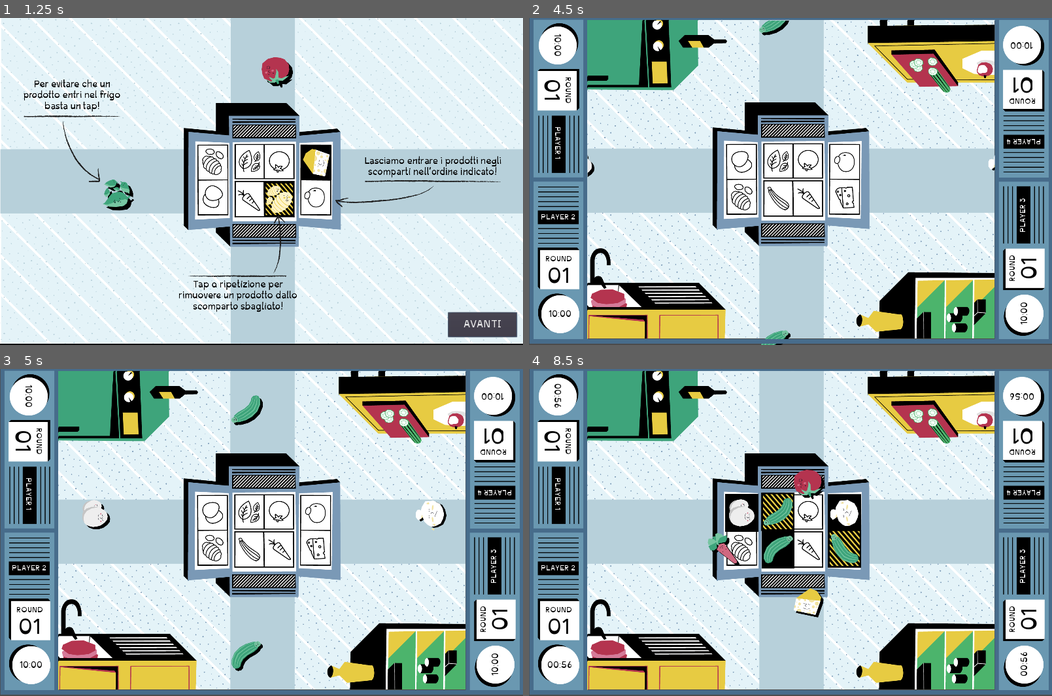
Above: before the commit, frames 1-4 (two rows, left to right).
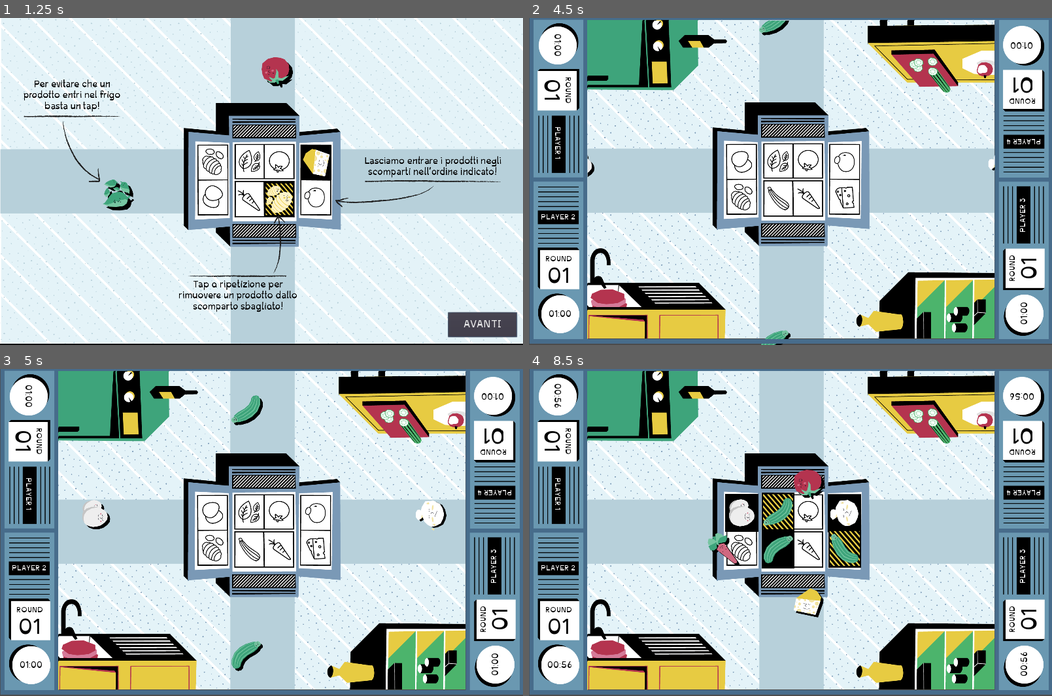
Above: after the commit, the same moments.

Repository: nuco-san/rotary_game
Game: Godot game, scene res://Scenes/Minigiochi/Minigioco_2.tscn
The game is run twice, just before and just after one commit, with the same random seed, the same clock (stepped at 60 frames per second) and the same inputs. This scene is started directly instead of the project's main scene.
Inputs:
- Up to frame 1 (1.25 s): click "AVANTI" at 0.5 s
- Up to frame 2 (4.5 s): click "AVANTI" at 1.25 s; tap Enter at 2, 4.25 s; tap Space at 2.75 s
- Up to frame 3 (5 s): no input
- Up to frame 4 (8.5 s): no input

Frame 1 is identical in both runs. In frame 2, less than 0.1% of the frame differs, in the area x 3-97%, y 4-94%; in frame 3, less than 0.1%; in frame 4, 0.7%, in the area x 44-64%, y 37-61%.

Commit message:
cosine di pulizia

Diff:
--- a/Scenes/Global.gd
+++ b/Scenes/Global.gd
@@ -1,6 +1,6 @@
 extends Node2D
 
-
+var minigame_duration := 60
 var current_minigame := 1
 var current_round := 1
 
--- a/Scenes/MinigameCountdown.gd
+++ b/Scenes/MinigameCountdown.gd
@@ -4,7 +4,8 @@
 
 var countdown_time := 3
 
-
+func _ready():
+	show()
 
 func start_countdown():
 	$VBoxContainer/RoundLabel.text = "Round " + str(Global.current_round)
--- a/Scenes/MinigameSlides.gd
+++ b/Scenes/MinigameSlides.gd
@@ -10,6 +10,7 @@
 
 func _ready():
 	total_slides_number = slides.size()
+	texture = slides[0]
 
 
 func next_slide():
--- a/Scenes/MinigameSlides.tscn
+++ b/Scenes/MinigameSlides.tscn
@@ -1,6 +1,5 @@
-[gd_scene load_steps=5 format=2]
+[gd_scene load_steps=4 format=2]
 
-[ext_resource path="res://01_Cutscenes_EXPORT_ROTARY/Cutscenes_intro_EXPORT_ROTARY/Cutscenes_Intro_1.png" type="Texture" id=1]
 [ext_resource path="res://00_Font_ROTARY/Inconstant-Base100.ttf" type="DynamicFontData" id=2]
 [ext_resource path="res://Scenes/MinigameSlides.gd" type="Script" id=3]
 
@@ -10,7 +9,6 @@
 
 [node name="MinigameSlides" type="Sprite"]
 position = Vector2( 961, 601 )
-texture = ExtResource( 1 )
 script = ExtResource( 3 )
 
 [node name="Button" type="Button" parent="."]
--- a/Scenes/Minigioco.gd
+++ b/Scenes/Minigioco.gd
@@ -1,10 +1,11 @@
 extends Node2D
 
-var time_left := 60
+var time_left
 var score := 0
 
 
 func _ready():
+	time_left = Global.minigame_duration
 	Global.connect("track_filled", self, "_on_track_filled")
 	$ResultsUI.connect("results_read", self, "_on_results_read")
 
--- a/Scenes/Minigioco.tscn
+++ b/Scenes/Minigioco.tscn
@@ -46,9 +46,6 @@
 [node name="FinishingPoint" parent="TrackManagerBottom/FoodTrack_1" index="0"]
 position = Vector2( 8, -588 )
 
-[node name="FoodBackgroundWrong" parent="TrackManagerBottom/FoodTrack_1/FinishingPoint" index="3"]
-frame = 0
-
 [node name="FoodTrack_2" parent="TrackManagerBottom" index="1"]
 position = Vector2( 117, -1 )
 acceptable_id = "Zucchina"
@@ -56,9 +53,6 @@
 [node name="FinishingPoint" parent="TrackManagerBottom/FoodTrack_2" index="0"]
 position = Vector2( 7, -585 )
 
-[node name="FoodBackgroundWrong" parent="TrackManagerBottom/FoodTrack_2/FinishingPoint" index="3"]
-frame = 0
-
 [node name="TrackManagerRight" parent="." instance=ExtResource( 3 )]
 position = Vector2( 1797, 539 )
 
@@ -68,9 +62,6 @@
 
 [node name="FinishingPoint" parent="TrackManagerRight/FoodTrack_1" index="0"]
 position = Vector2( -659, 0 )
-
-[node name="FoodBackgroundWrong" parent="TrackManagerRight/FoodTrack_1/FinishingPoint" index="3"]
-frame = 0
 
 [node name="FoodTrack_2" parent="TrackManagerRight" index="1"]
 position = Vector2( 0, 133 )
@@ -80,9 +71,6 @@
 [node name="FinishingPoint" parent="TrackManagerRight/FoodTrack_2" index="0"]
 position = Vector2( -659, 0 )
 
-[node name="FoodBackgroundWrong" parent="TrackManagerRight/FoodTrack_2/FinishingPoint" index="3"]
-frame = 0
-
 [node name="TrackManagerTop" parent="." instance=ExtResource( 3 )]
 position = Vector2( 897, -41 )
 
@@ -92,9 +80,6 @@
 
 [node name="FinishingPoint" parent="TrackManagerTop/FoodTrack_1" index="0"]
 position = Vector2( 8, 578 )
-
-[node name="FoodBackgroundWrong" parent="TrackManagerTop/FoodTrack_1/FinishingPoint" index="3"]
-frame = 0
 
 [node name="FoodTrack_2" parent="TrackManagerTop" index="1"]
 position = Vector2( 117, -1 )
@@ -103,9 +88,6 @@
 
 [node name="FinishingPoint" parent="TrackManagerTop/FoodTrack_2" index="0"]
 position = Vector2( 7, 581 )
-
-[node name="FoodBackgroundWrong" parent="TrackManagerTop/FoodTrack_2/FinishingPoint" index="3"]
-frame = 0
 
 [node name="Sfondo_sopra" type="Sprite" parent="."]
 position = Vector2( 961, 601 )
@@ -204,6 +186,7 @@
 rect_rotation = 180.0
 
 [node name="MinigameCountdown" parent="UI" instance=ExtResource( 5 )]
+visible = false
 margin_left = -990.0
 margin_top = -623.0
 margin_right = 990.0
--- a/Scenes/PlayerUI.gd
+++ b/Scenes/PlayerUI.gd
@@ -3,6 +3,7 @@
 export(int) var player_id
 
 func _ready():
+	update_timer(Global.minigame_duration)
 	Global.connect("timer_updated", self, "update_timer")
 	Global.connect("round_updated", self, "update_round")
 	$PlayerLabel.text = "Player " + str(player_id)
